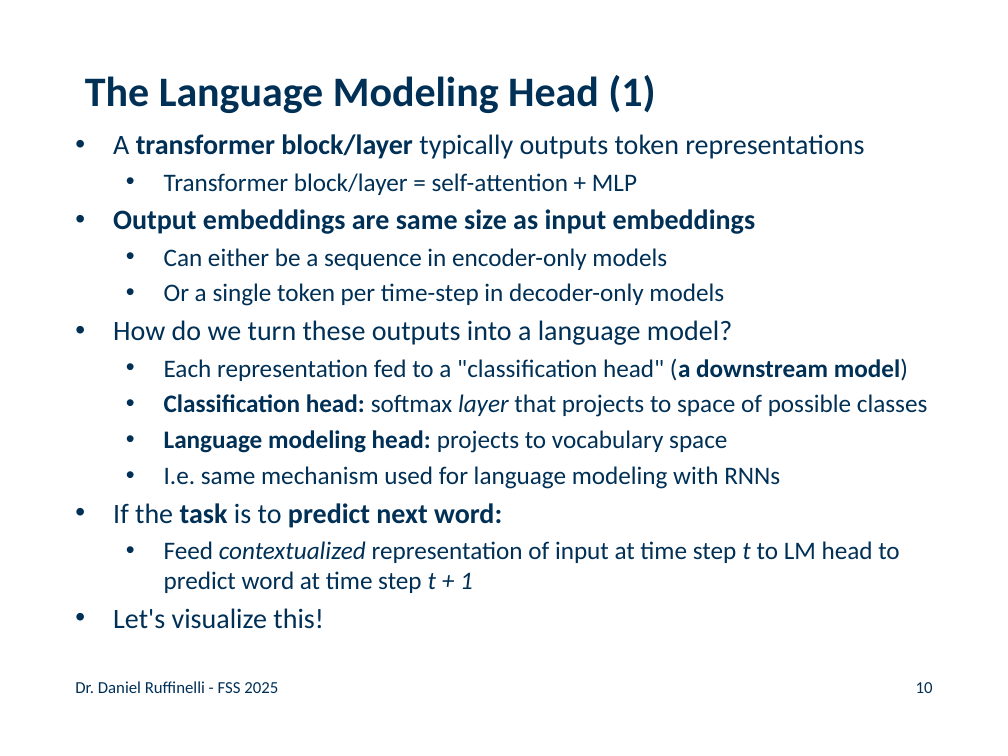
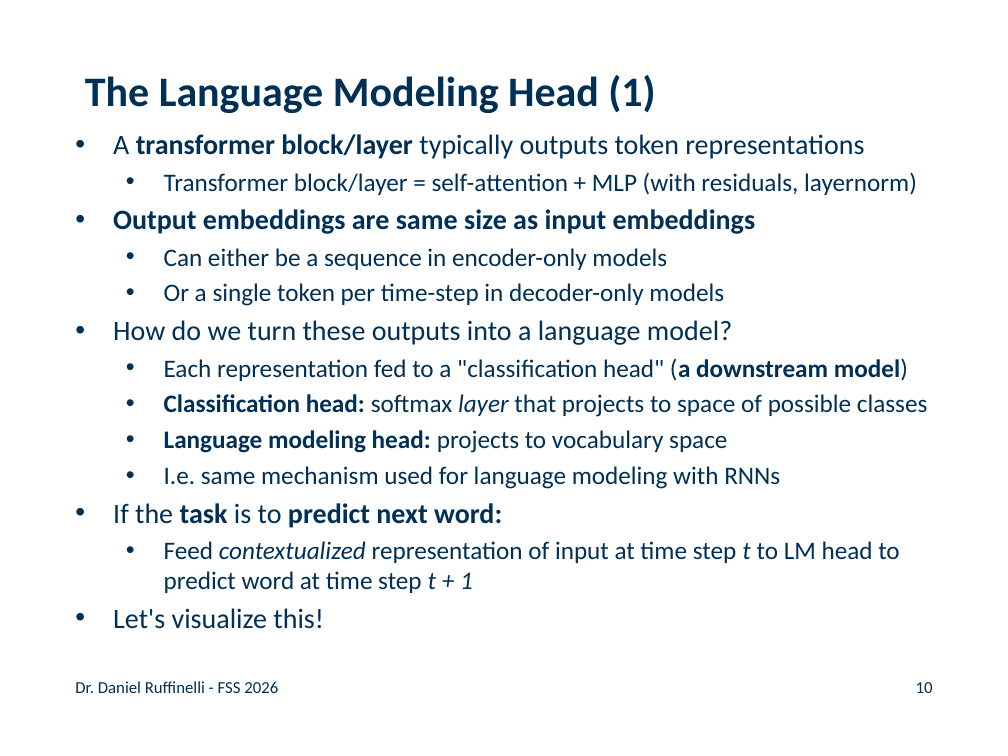
Before and after one commit to rufex2001/teaching_llms, a slide deck: slide 10 of lectures/05_transfer_learning/05_transfer_learning.pptx. Drawn at 1008x756 pixels with LibreOffice and Linux fonts; fonts in the diff are those of the drawing; background and template pictures are left out. Boxes give left, top, right and bottom in pixels: in the first picture for what was removed or moved away, otherwise in the second. Text is boxed around its words. In the diff, an @@ line names an element or a change of style, - is before the commit and + after.

```diff
--- a/lectures/05_transfer_learning/05_transfer_learning.pptx
+++ b/lectures/05_transfer_learning/05_transfer_learning.pptx
@@ text at <box>164,172,917,195</box>: text changed @@
-  • Transformer block/layer = self-attention + MLP
+  • Transformer block/layer = self-attention + MLP (with residuals, layernorm)
@@ text at <box>75,681,278,693</box>: text changed @@
-Dr. Daniel Ruffinelli - FSS 2025
+Dr. Daniel Ruffinelli - FSS 2026
```
Also in this commit, not shown: 63 other slides changed, 1 other file.
